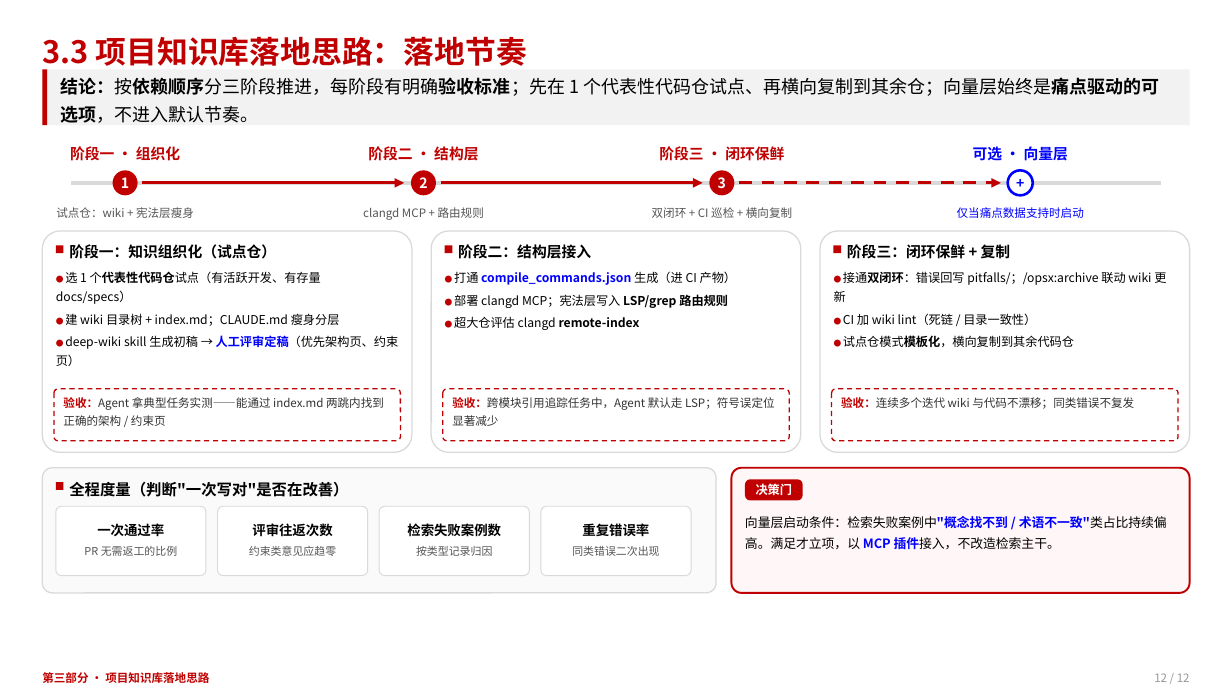
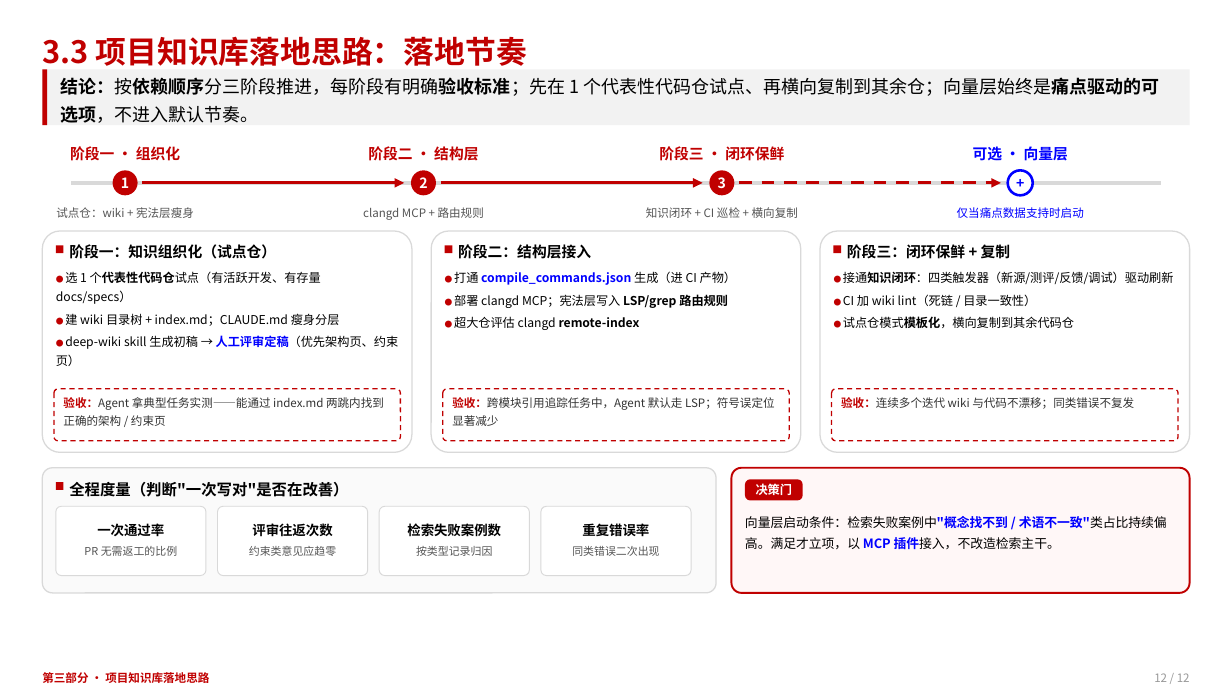
Before and after one commit to DAxen/cursor-space, a slide deck: slide 12 of slides/AI编码Agent知识库建设洞察报告.pptx. Drawn at 1232x693 pixels with LibreOffice and Linux fonts; fonts in the diff are those of the drawing. Boxes give left, top, right and bottom in pixels: in the first picture for what was removed or moved away, otherwise in the second. Text is boxed around its words. In the diff, an @@ line names an element or a change of style, - is before the commit and + after.

```diff
--- a/slides/AI编码Agent知识库建设洞察报告.pptx
+++ b/slides/AI编码Agent知识库建设洞察报告.pptx
@@ text at (x1=646, y1=207, x2=798, y2=218): text changed @@
-双闭环 + CI 巡检 + 横向复制
+知识闭环 + CI 巡检 + 横向复制
@@ text at (x1=843, y1=271, x2=1174, y2=284): text changed @@
-● 接通双闭环：错误回写 pitfalls/；/opsx:archive 联动 wiki 更新
+● 接通知识闭环：四类触发器（新源/测评/反馈/调试）驱动刷新
```
Also in this commit, not shown: 1 other slide changed, 1 slide added, 1 slide removed, 1 other file.
